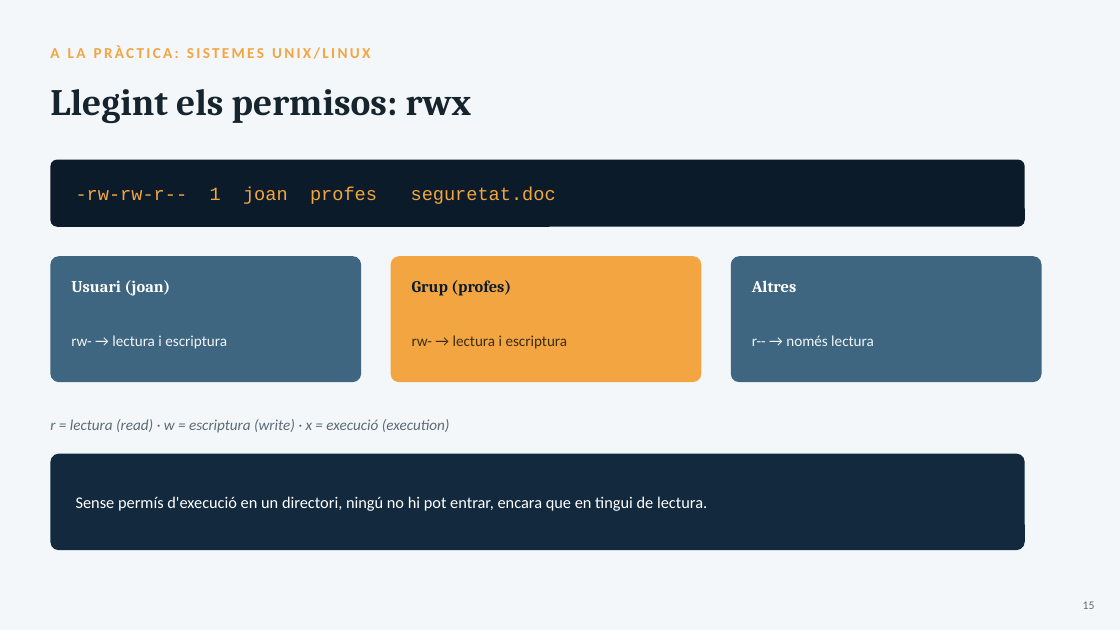
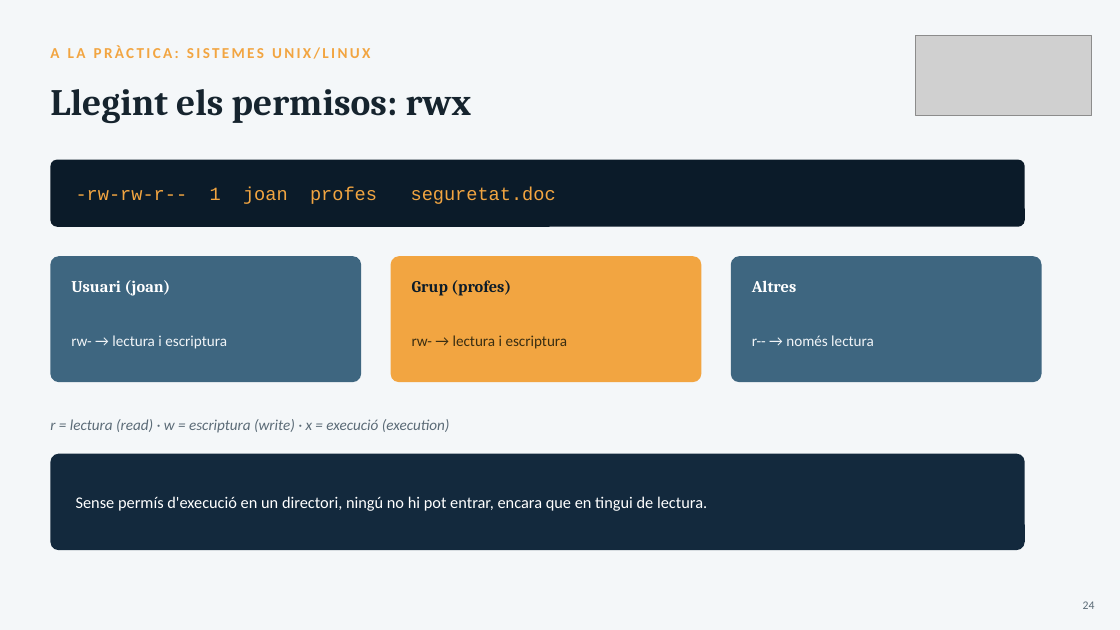
Before and after one commit to joansanchezescudero/SMX_0226_Seguretat_Informatica, a slide deck: slide 24 of RA1 - Seguretat passiva/AA3 - Seguretat logica/RA1_AA3_Seguretat_Logica.pptx (slide 15 before the commit). Drawn at 1120x630 pixels with LibreOffice and Linux fonts; fonts in the diff are those of the drawing; grey boxes stand for pictures. Boxes give left, top, right and bottom in pixels: in the first picture for what was removed or moved away, otherwise in the second. Text is boxed around its words. In the diff, an @@ line names an element or a change of style, - is before the commit and + after.

```diff
--- a/RA1 - Seguretat passiva/AA3 - Seguretat logica/RA1_AA3_Seguretat_Logica.pptx
+++ b/RA1 - Seguretat passiva/AA3 - Seguretat logica/RA1_AA3_Seguretat_Logica.pptx
@@ picture added at box(916, 35, 1092, 116) @@
@@ text at box(1083, 601, 1095, 609): text changed @@
-15
+24
```
Also in this commit, not shown: 15 other slides changed, 11 slides added.
